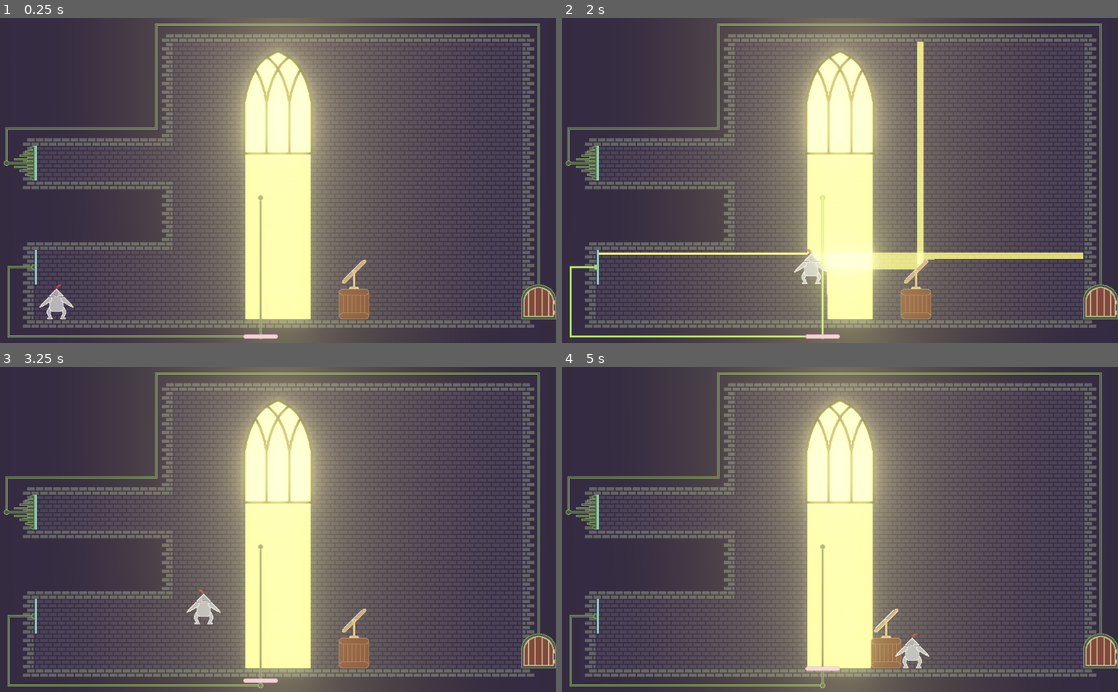
Above: before the commit, frames 1-4 (two rows, left to right).
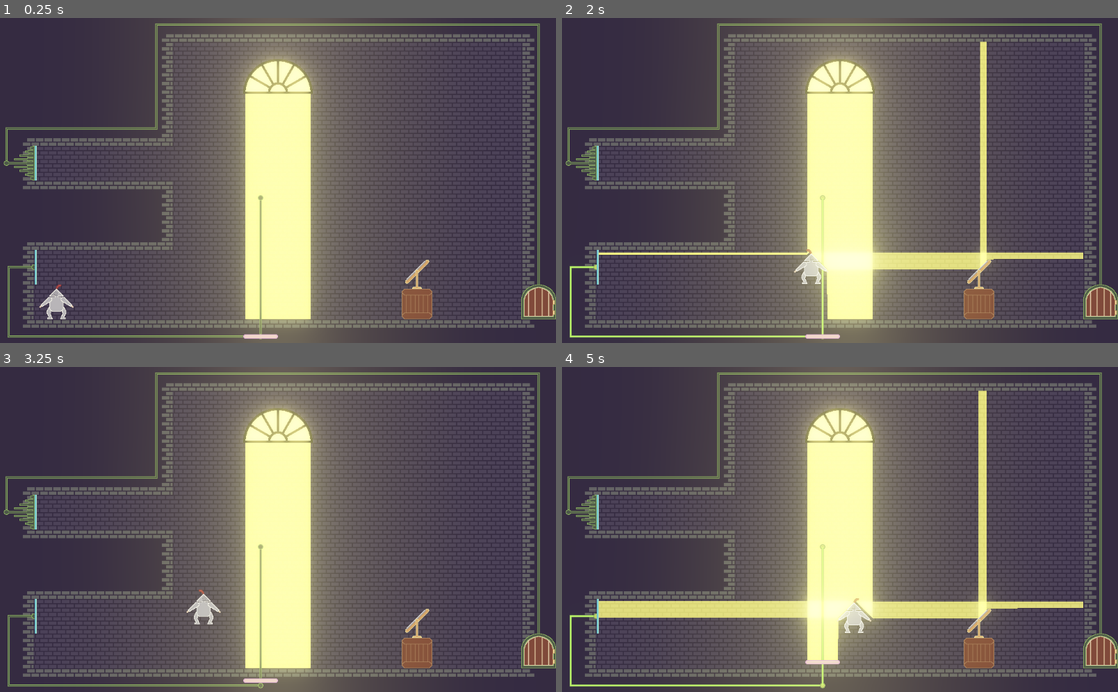
Above: after the commit, the same moments.

Repository: marc-jones/game-off-2022
Game: Godot game, scene res://nodes/levels/LevelX.tscn
Two runs of this game, one before a commit and one after it. Both use one fixed random seed, a clock stepped at 60 frames per second and the inputs below. This scene is started directly instead of the project's main scene.
Inputs:
- Up to frame 1 (0.25 s): no input
- Up to frame 2 (2 s): tap Enter at 0.5 s; hold Right (move_right) from 0.53 s (still down); tap Down (crouch) at 0.6, 1.35 s; tap Space (jump) at 0.77, 1.52 s
- Up to frame 3 (3.25 s): release Right (move_right) at 2.03 s; hold Left (move_left) 2.03-2.78 s; tap Down (crouch) at 2.1, 2.85 s; hold Right (move_right) from 2.78 s (still down); tap Space (jump) at 3.02 s
- Up to frame 4 (5 s): tap Down (crouch) at 3.6, 4.35 s; tap Space (jump) at 3.77, 4.52 s; release Right (move_right) at 4.28 s; hold Left (move_left) from 4.28 s (still down)

The runs differ from the first frame. In frame 1, 4.6% of the frame differs, in the area x 41-78%, y 8-93%; in frame 2, 6.6%; in frame 3, 4.6%; in frame 4, 11%, in the area x 1-94%, y 7-99%.

Commit message:
Small window

Diff:
--- /dev/null
+++ b/nodes/SmallWindow.tscn
@@ -0,0 +1,13 @@
+[gd_scene load_steps=3 format=2]
+
+[ext_resource path="res://assets/window/small_outside.png" type="Texture" id=1]
+[ext_resource path="res://assets/window/small_frame.png" type="Texture" id=2]
+
+[node name="SmallWindow" type="Node2D"]
+
+[node name="Outside" type="Sprite" parent="."]
+modulate = Color( 1.25, 1.25, 1, 1 )
+texture = ExtResource( 1 )
+
+[node name="Frame" type="Sprite" parent="."]
+texture = ExtResource( 2 )
--- a/nodes/levels/LevelX.tscn
+++ b/nodes/levels/LevelX.tscn
@@ -5,8 +5,8 @@
 [ext_resource path="res://nodes/LightSwitch.tscn" type="PackedScene" id=3]
 [ext_resource path="res://nodes/TileSet.tres" type="TileSet" id=4]
 [ext_resource path="res://nodes/Door.tscn" type="PackedScene" id=5]
+[ext_resource path="res://nodes/SmallWindow.tscn" type="PackedScene" id=6]
 [ext_resource path="res://assets/mirror_holder.png" type="Texture" id=7]
-[ext_resource path="res://nodes/Window.tscn" type="PackedScene" id=8]
 [ext_resource path="res://nodes/Wiring.tscn" type="PackedScene" id=9]
 [ext_resource path="res://nodes/PlatformTrack.tscn" type="PackedScene" id=10]
 [ext_resource path="res://nodes/Platform.tscn" type="PackedScene" id=11]
@@ -59,8 +59,8 @@
 [node name="Door" parent="." instance=ExtResource( 5 )]
 position = Vector2( 992, 524 )
 
-[node name="Window" parent="." instance=ExtResource( 8 )]
-position = Vector2( 512, 156 )
+[node name="SmallWindow" parent="." instance=ExtResource( 6 )]
+position = Vector2( 512, 108 )
 
 [node name="LightManager" type="Node2D" parent="."]
 modulate = Color( 1.3, 1.3, 1, 1 )
@@ -70,7 +70,7 @@
 
 [node name="Line2D" type="Line2D" parent="LightManager/Origins"]
 position = Vector2( 64, 64 )
-points = PoolVector2Array( 388, 188, 508, 188, 508, 220 )
+points = PoolVector2Array( 388, 76, 508, 76, 508, 112 )
 default_color = Color( 1, 1, 1, 1 )
 end_cap_mode = 2
 
@@ -104,7 +104,7 @@
 position = Vector2( 480, 588 )
 
 [node name="PushBox" parent="LevelObjects" instance=ExtResource( 13 )]
-position = Vector2( 652, 528 )
+position = Vector2( 768, 528 )
 
 [node name="ForegroundTileMap" type="TileMap" parent="."]
 position = Vector2( 0, -20 )
Binary file added: assets/window/small_frame.png
Not shown, added: assets/window/small_frame.png.import
Binary file added: assets/window/small_outside.png
Not shown, added: assets/window/small_outside.png.import
